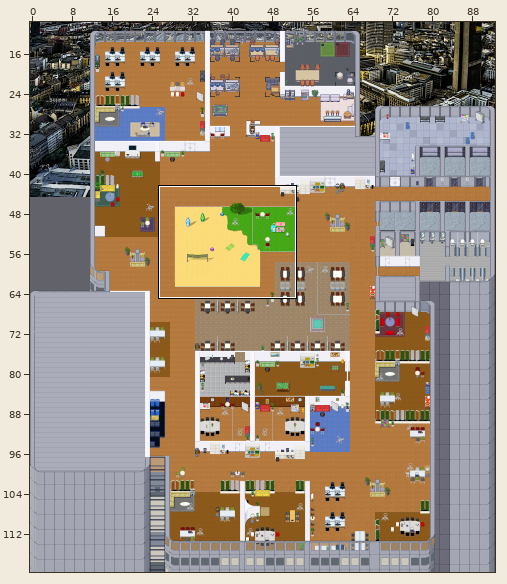
One commit to this Tiled map (JSON): maps/map.tmj. Above: a wide view before the commit, with the close-up outlined.
Close-up. Earlier state:
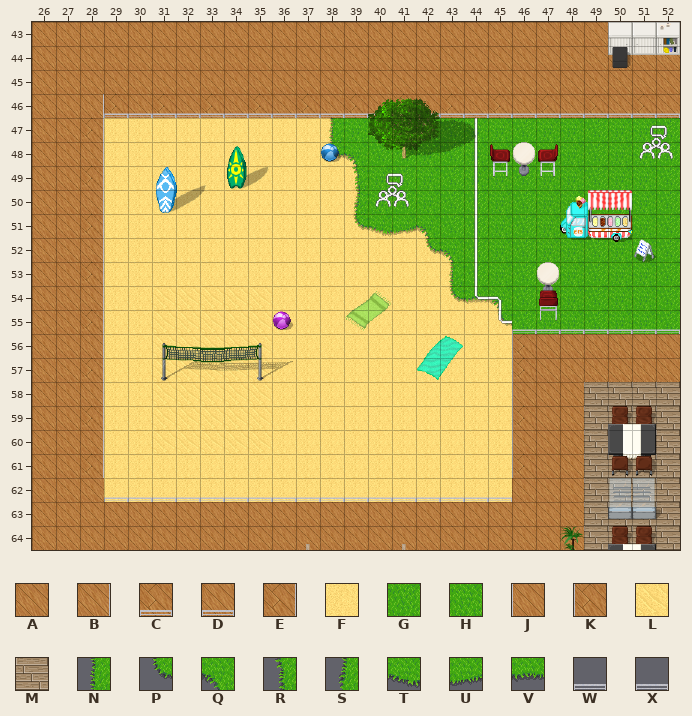
Cells are 32x32 px. Shown: x 26..52, y 43..64. The commit also changed other parts of the map, which this record leaves out.
Key: from "Chunk 17": A 89 flipped left-right, B 177 flipped left-right, C 178 flipped left-right, D 179 flipped left-right, E 180 flipped left-right, F 181, G 182, H 183, J 185 flipped left-right, K 186 flipped left-right, L 203, M 207; from "Chunk 18": N 10, P 11, Q 12, R 13, S 14, T 15, U 16, V 17, W 18, X 19.
_ is an empty cell, # one hidden under a higher layer.
Layers that did not change in this view are not listed.
Layer "floor" before, first column x 26:
43 AAAAAAAAAAAAAAAAAAAAAAAA###
44 AAAAAAAAAAAAAAAAAAAAAAAAAAA
45 AAAAAAAAAAAAAAAAAAAAAAAAAAA
46 AABCDCDCDCDCDCDCDCDCDCDCDCD
47 AAEFFFFFFFFFF#GGHGHHGHHGHHG
48 AABFFFFFFFFFFFGGHGHHGHHGHHG
49 AAEFFFFFFFFFFF#GHGHHGHHGHHG
50 AABFFFFFFFFFFF#GHGGHGHHGHHG
51 AAEFFFFFFFFFFFFFFGGHGHHGHHG
52 AABFFFFFFFFFFFFFFFGHGHHGHHG
53 AAEFFFFFFFFFFFFFFFGHGHHGHHG
54 AABFFLLLLLFFFFFFFFFFGHHGHHG
55 AAEFFLLLLLFFFFFFFFFFGHHGHHG
56 AABFFLLLLLFFFFFFFFFFKAAAAAA
57 AAEFFLLLLLFFFFFFFFFFKAAAAAA
58 AABFFLLLLLFFFFFFFFFFJAAMMMM
59 AAEFFLLLLLFFFFFFFFFFKAAMMMM
60 AABFFLLLLLFFFFFFFFFFJAAM##M
61 AAEFFFFFFFFFFFFFFFFFKAAMMMM
62 AAAFFFFFFFFFFFFFFFFFAAAMMMM
63 AAAAAAAAAAAAAAAAAAAAAAAMMMM
64 AAAAAAAAAAAAAAAAAAAAAAAMMMM
Layer "carpet" before, first column x 26:
43 ___________________________
44 ___________________________
45 ___________________________
46 ___________________________
47 ____________NH_____________
48 ____________PQ_____________
49 _____________RH____________
50 _____________SH____________
51 _____________PTUQ__________
52 ________________PQ_________
53 _________________N_________
54 _________________PVQ_______
55 ___________________PWWXWXWX
56 ___________________________
57 ___________________________
58 ___________________________
59 ___________________________
60 ___________________________
61 ___________________________
62 ___XWXWXWXWXWXWXWXWX_______
63 ___________________________
64 ___________________________
After the commit:
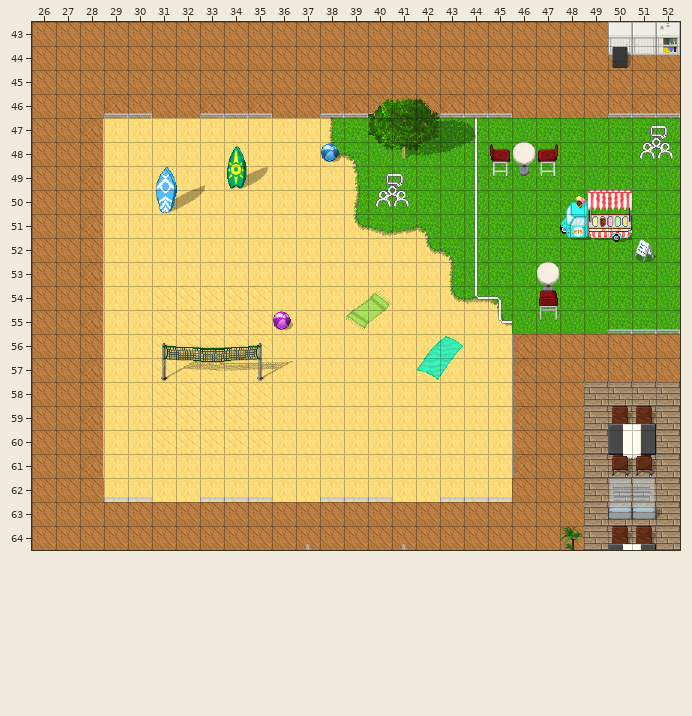
Edits made:
Layer "floor":
y 46: x 28 B -> A; x 31..32 CD -> AA; x 36..37 DC -> AA; x 41..42 CD -> AA; x 46..49 DCDC -> AAAA
y 55: x 47..48 HH -> GG
Layer "carpet":
y 55: x 46..49 WWXW -> ____
y 62: x 31..32 XW -> __; x 36..37 WX -> __; x 41..42 XW -> __
